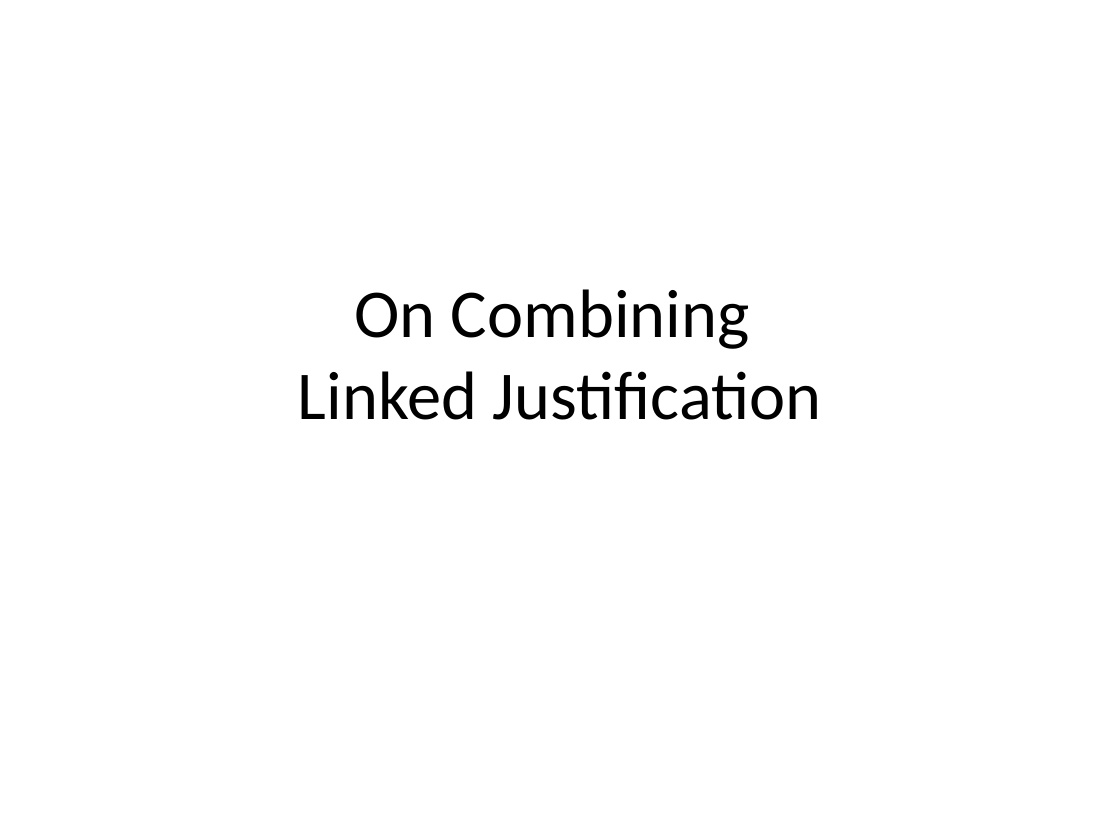
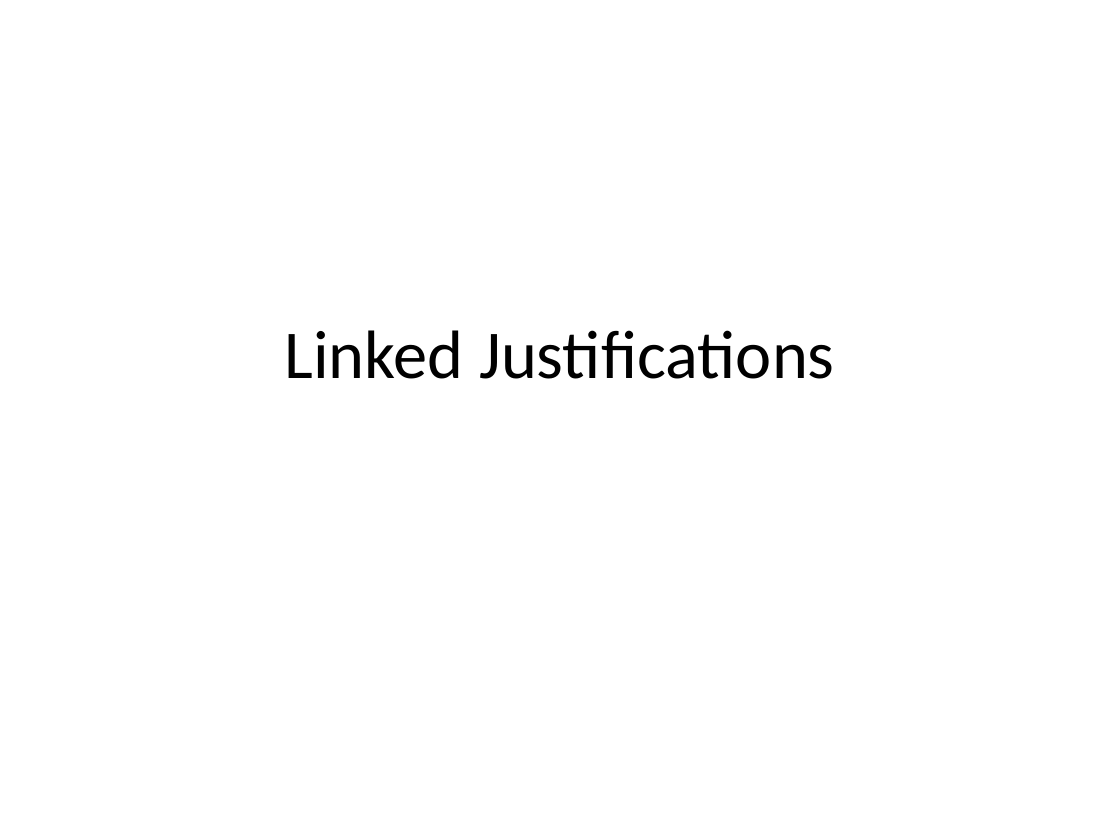
Before and after one commit to lidingpku/inference-web, a slide deck: slide 1 of trunk/iw3/doc/proof-combine.pptx. Drawn at 1120x840 pixels with LibreOffice and Linux fonts; fonts in the diff are those of the drawing. Boxes give left, top, right and bottom in pixels: in the first picture for what was removed or moved away, otherwise in the second. Text is boxed around its words. In the diff, an @@ line names an element or a change of style, - is before the commit and + after.

```diff
--- a/trunk/iw3/doc/proof-combine.pptx
+++ b/trunk/iw3/doc/proof-combine.pptx
@@ title at [284,330,835,379]: text changed @@
-On Combining
-Linked Justification
+Linked Justifications
```
Also in this commit, not shown: 4 other slides changed, 2 slides added, 1 slide removed.
